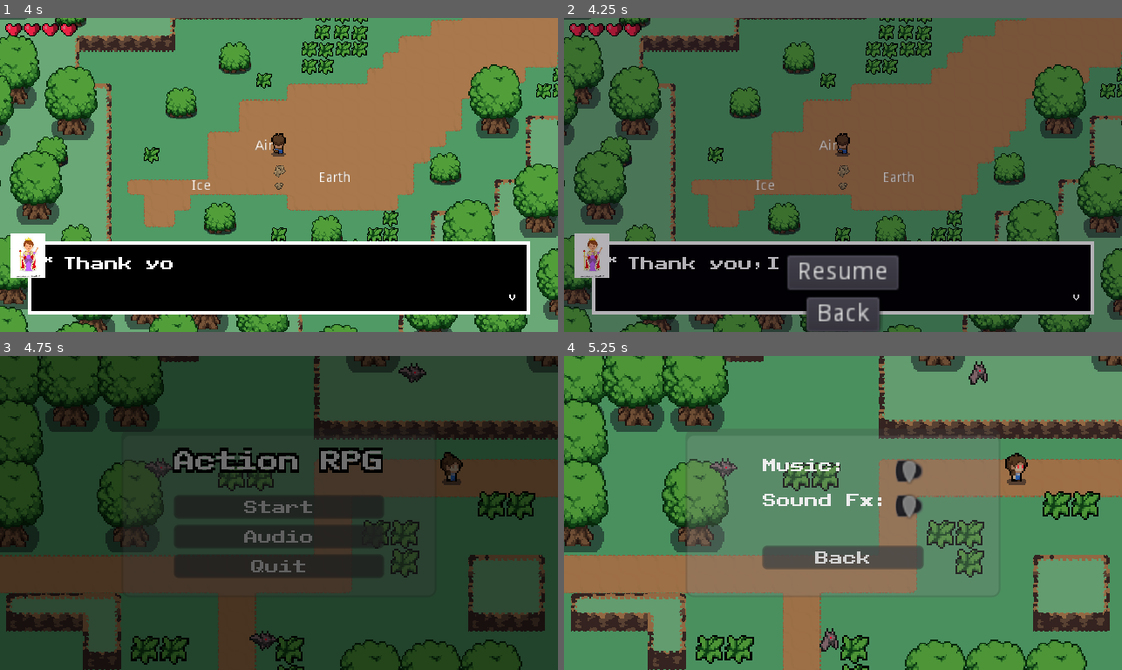
Above: before the commit, frames 1-4 (two rows, left to right).
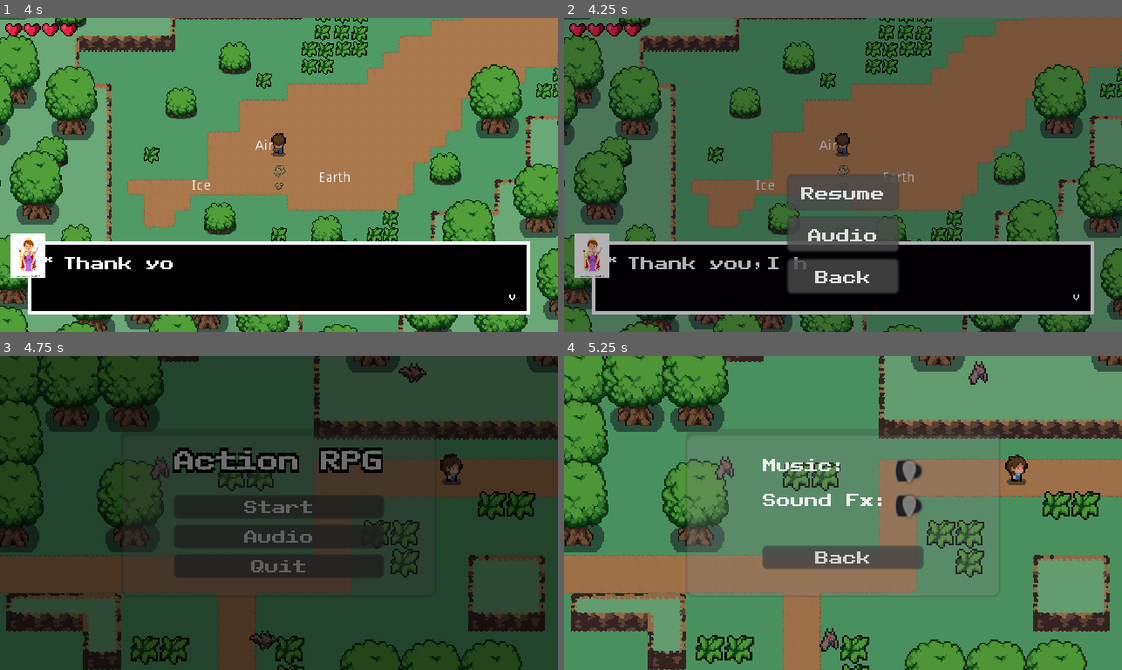
Above: after the commit, the same moments.

Repository: Zapzoop/pixelatedjam
Game: Godot game, scene res://boot.tscn
Same seed, same stepped clock (60 frames per second), same inputs: the game is played once before the commit and once after it.
Inputs (mouse positions are in pixels of both pictures, inside the frame that each line leads up to):
- Up to frame 1 (4 s): tap Enter at 0.5, 2 s; move the mouse to (401, 159) at 0.52 s; hold Right (ui_right) 0.53-1.28 s; hold E (action) 0.53-1.28 s; tap Space at 1.25, 2.75 s; move the mouse to (167, 190) at 1.27 s; hold Down (ui_down) 1.28-2.03 s; tap E (action) at 1.35, 2.85 s; move the mouse to (334, 105) at 2.02 s; hold Right (ui_right) 2.03-2.78 s; hold E (action) 2.03-2.78 s; click (334, 105) at 2.1 s; move the mouse to (251, 237) at 2.77 s; hold Up (ui_up) 2.78-3.53 s; move the mouse to (446, 222) at 3.52 s; hold Left (ui_left) from 3.53 s (still down); hold E (action) from 3.53 s (still down)
- Up to frame 2 (4.25 s): keep holding Left (ui_left); keep holding E (action); tap Escape (pause) at 4.15 s
- Up to frame 3 (4.75 s): release Left (ui_left) at 4.25 s; release E (action) at 4.25 s; click "Back" at 4.25 s
- Up to frame 4 (5.25 s): click "Audio" at 5 s

Frame 1 is identical in both runs. In frame 2, 6.9% of the frame differs, in the area x 39-61%, y 49-100%; in frame 3, 0.2%; in frame 4, 0.2%.

Commit message:
Pause Updated

Diff:
--- a/UI/main_menu/MainMenu.tscn
+++ b/UI/main_menu/MainMenu.tscn
@@ -656,7 +656,6 @@
 scale = Vector2( 1.25, 1.25 )
 frames = SubResource( 53 )
 animation = "idle"
-frame = 2
 playing = true
 
 [node name="Bat" type="AnimatedSprite" parent="."]
@@ -670,7 +669,6 @@
 position = Vector2( -97, -33 )
 scale = Vector2( 1.45, 1.4 )
 frames = SubResource( 64 )
-frame = 1
 speed_scale = 1.1
 playing = true
 
--- a/UI/pause/pause.gd
+++ b/UI/pause/pause.gd
@@ -2,6 +2,9 @@
 
 export(String, FILE) var main_menu_path
 var is_paused = false
+
+onready var option: = get_node("PauseOptionCotainer")
+onready var audio_setting: = get_node("AudioSettingContainer")
 
 func _input(event):
 	if event.is_action_pressed("pause") and is_paused == false:
@@ -9,6 +12,7 @@
 		is_paused = true
 		self.visible = true
 	elif event.is_action_pressed("pause") and is_paused:
+		toggle_audio_option(false)
 		get_tree().paused = false
 		is_paused = false
 		self.visible = false
@@ -25,3 +29,15 @@
 
 	tree.paused = false
 	tree.change_scene(main_menu_path)
+
+
+func _on_Audio_pressed():
+	toggle_audio_option(true)
+
+
+func _on_audio_back_pressed():
+	toggle_audio_option(false)
+
+func toggle_audio_option(value: bool) -> void:
+	audio_setting.visible = value
+	option.visible = not value
--- a/UI/pause/pause.tscn
+++ b/UI/pause/pause.tscn
@@ -1,11 +1,14 @@
-[gd_scene load_steps=2 format=2]
+[gd_scene load_steps=4 format=2]
 
 [ext_resource path="res://UI/pause/pause.gd" type="Script" id=1]
+[ext_resource path="res://UI/Settings/audio_setting.tscn" type="PackedScene" id=2]
+[ext_resource path="res://UI/main_menu/main_menu_theme.tres" type="Theme" id=3]
 
 [node name="PauseUI" type="Control"]
 pause_mode = 2
 anchor_right = 1.0
 anchor_bottom = 1.0
+theme = ExtResource( 3 )
 script = ExtResource( 1 )
 main_menu_path = "res://UI/main_menu/MainMenu.tscn"
 
@@ -14,26 +17,63 @@
 anchor_bottom = 1.0
 color = Color( 0.027451, 0.00784314, 0.0588235, 0.305882 )
 
-[node name="Back" type="Button" parent="."]
-anchor_left = 0.5
-anchor_top = 1.0
-anchor_right = 0.5
-anchor_bottom = 1.0
-margin_left = -21.0
-margin_top = -20.0
-margin_right = 21.0
-text = "Back"
-
-[node name="Resume" type="Button" parent="."]
+[node name="PauseOptionCotainer" type="VBoxContainer" parent="."]
 anchor_left = 0.5
 anchor_top = 1.0
 anchor_right = 0.5
 anchor_bottom = 1.0
 margin_left = -32.0
-margin_top = -44.0
+margin_top = -90.0
 margin_right = 32.0
-margin_bottom = -24.0
+margin_bottom = -22.0
+
+[node name="Resume" type="Button" parent="PauseOptionCotainer"]
+margin_right = 64.0
+margin_bottom = 20.0
+size_flags_vertical = 3
 text = "Resume"
 
-[connection signal="pressed" from="Back" to="." method="_on_Back_pressed"]
-[connection signal="pressed" from="Resume" to="." method="_on_Resume_pressed"]
+[node name="Audio" type="Button" parent="PauseOptionCotainer"]
+margin_top = 24.0
+margin_right = 64.0
+margin_bottom = 44.0
+size_flags_vertical = 3
+text = "Audio"
+
+[node name="Back" type="Button" parent="PauseOptionCotainer"]
+margin_top = 48.0
+margin_right = 64.0
+margin_bottom = 68.0
+size_flags_vertical = 3
+text = "Back"
+
+[node name="AudioSettingContainer" type="VBoxContainer" parent="."]
+visible = false
+anchor_left = 0.5
+anchor_top = 0.5
+anchor_right = 0.5
+anchor_bottom = 0.5
+margin_left = -106.0
+margin_top = -60.0
+margin_right = 101.0
+margin_bottom = 43.0
+
+[node name="AudioSetting" parent="AudioSettingContainer" instance=ExtResource( 2 )]
+anchor_right = 0.0
+anchor_bottom = 0.0
+margin_right = 207.0
+margin_bottom = 89.0
+size_flags_vertical = 3
+
+[node name="audio_back" type="Button" parent="AudioSettingContainer"]
+margin_left = 86.0
+margin_top = 93.0
+margin_right = 126.0
+margin_bottom = 108.0
+size_flags_horizontal = 4
+text = "Back"
+
+[connection signal="pressed" from="PauseOptionCotainer/Resume" to="." method="_on_Resume_pressed"]
+[connection signal="pressed" from="PauseOptionCotainer/Audio" to="." method="_on_Audio_pressed"]
+[connection signal="pressed" from="PauseOptionCotainer/Back" to="." method="_on_Back_pressed"]
+[connection signal="pressed" from="AudioSettingContainer/audio_back" to="." method="_on_audio_back_pressed"]
